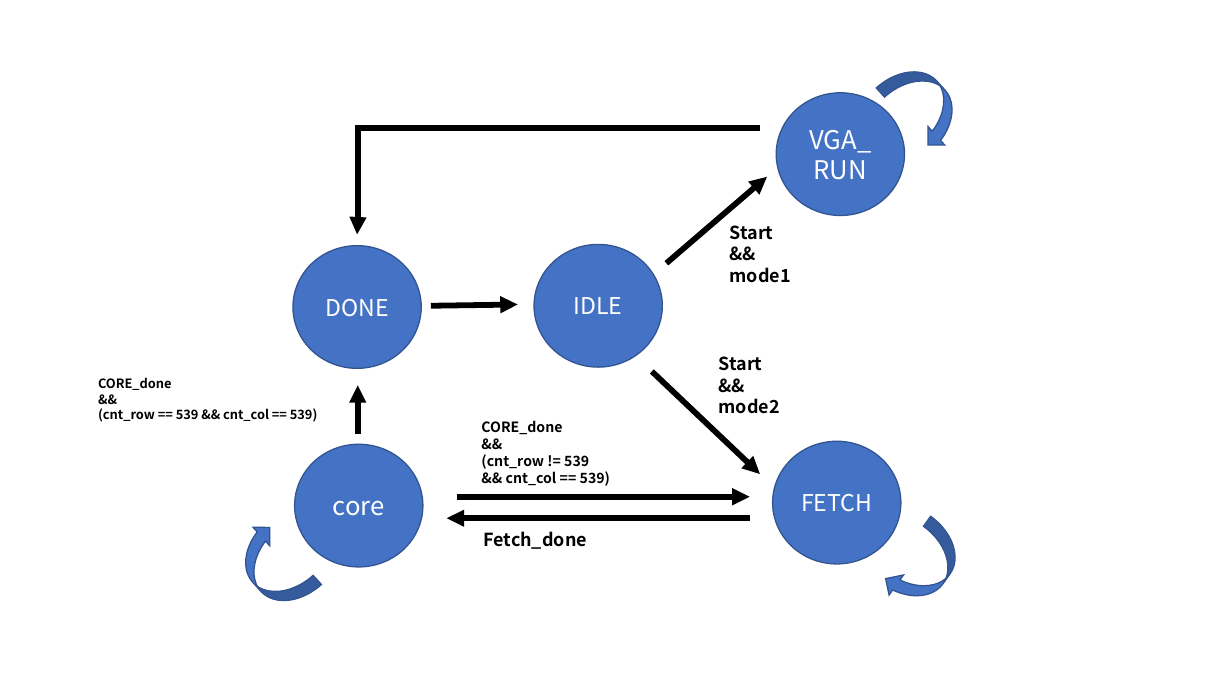
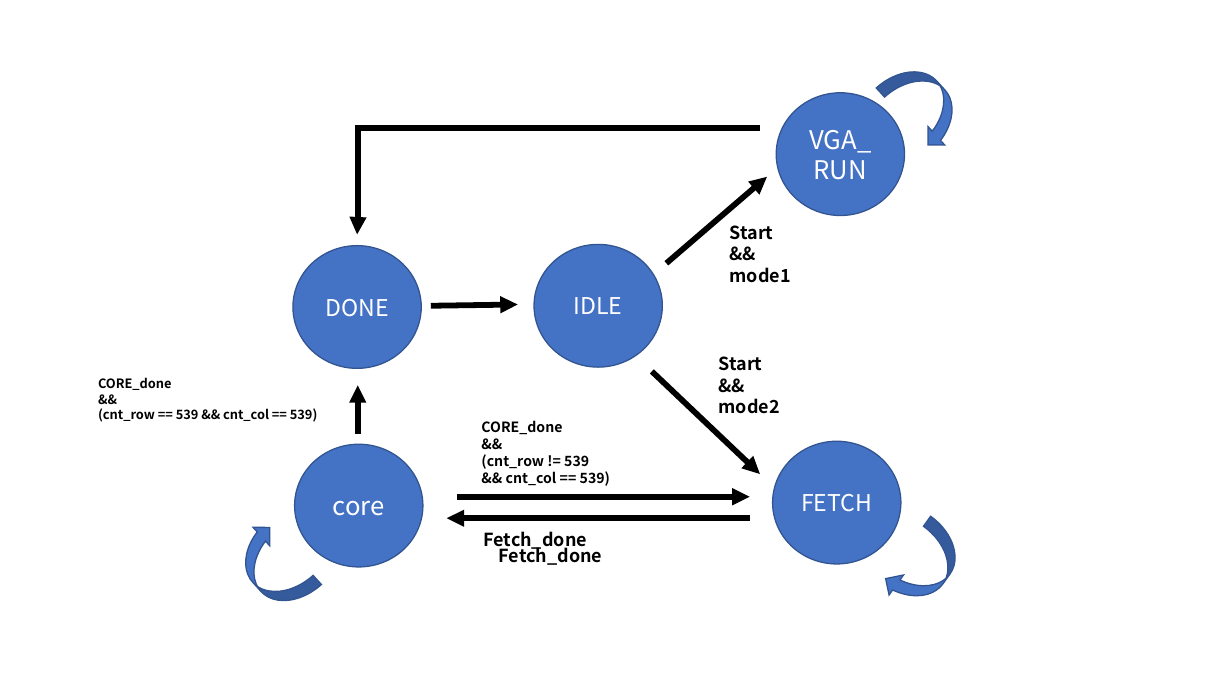
Before and after one commit to YongCastle/ICE2005_42, a slide deck: slide 16 of Plan.pptx. Drawn at 1232x693 pixels with LibreOffice and Linux fonts; fonts in the diff are those of the drawing. Boxes give left, top, right and bottom in pixels: in the first picture for what was removed or moved away, otherwise in the second. Text is boxed around its words. In the diff, an @@ line names an element or a change of style, - is before the commit and + after.

```diff
--- a/Plan.pptx
+++ b/Plan.pptx
@@ text added at box(499, 543, 603, 565), 14 pt, text #000000, bold @@
+Fetch_done
```
Also in this commit, not shown: 3 slides added, 7 other files.
